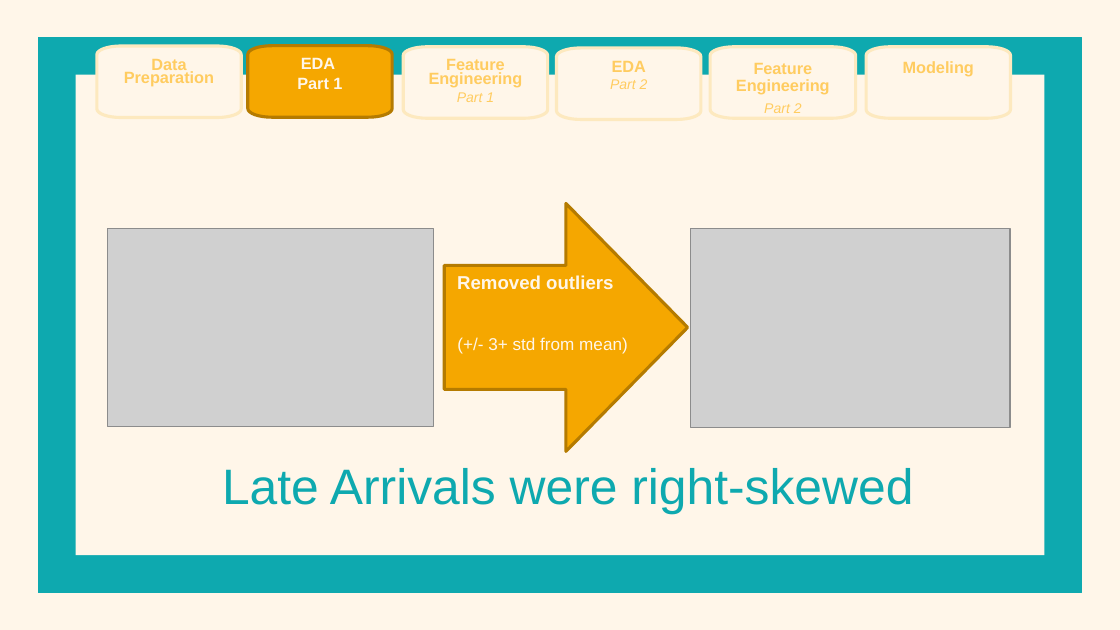
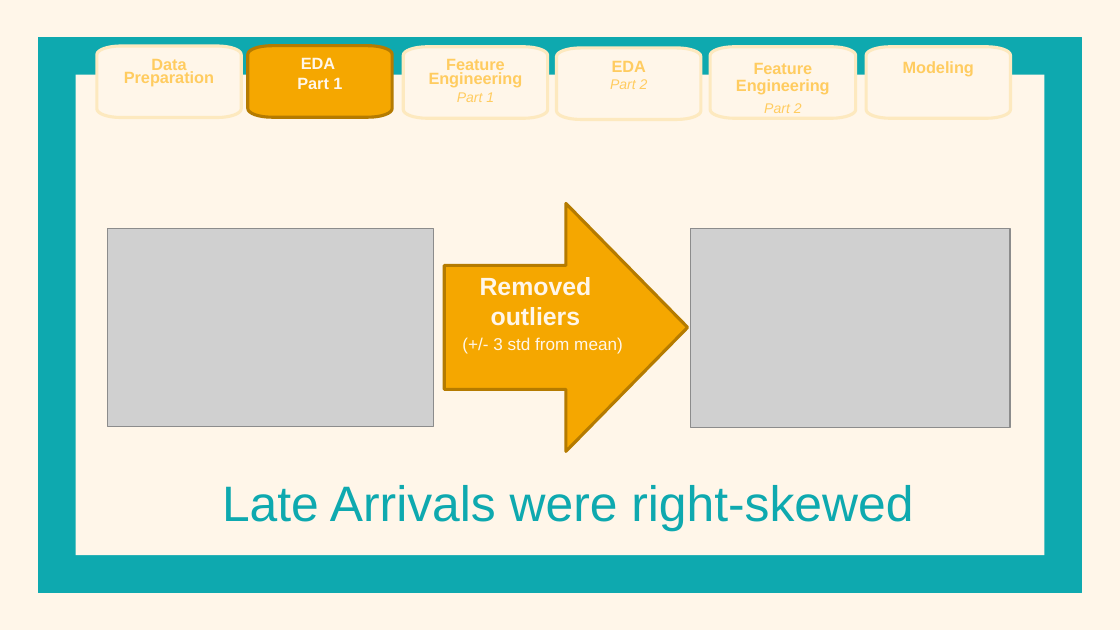
Before and after one commit to 538455/LHL_MidTermProject-Flight-Delay-Predictions, a slide deck: slide 6 of Supporting Documents/Presentation.pptx (slide 9 before the commit). Drawn at 1120x630 pixels with LibreOffice and Linux fonts; fonts in the diff are those of the drawing; grey boxes stand for pictures. Boxes give left, top, right and bottom in pixels: in the first picture for what was removed or moved away, otherwise in the second. Text is boxed around its words. In the diff, an @@ line names an element or a change of style, - is before the commit and + after.

```diff
--- a/Supporting Documents/Presentation.pptx
+++ b/Supporting Documents/Presentation.pptx
@@ right arrow "Removed outliers" at bbox=[445, 204, 688, 451]: size 12 to 16 pt @@
@@ text at bbox=[493, 337, 623, 354]: text changed @@
-(+/- 3+ std from mean)
+(+/- 3 std from mean)
@@ text "Late Arrivals were right-skewed": place and size @@
-text "Late Arrivals were right-skewed" at bbox=[222, 468, 913, 514]
+text "Late Arrivals were right-skewed" at bbox=[222, 485, 913, 532]
```
Also in this commit, not shown: 1 other slide changed, 6 slides removed, 5 other files.
